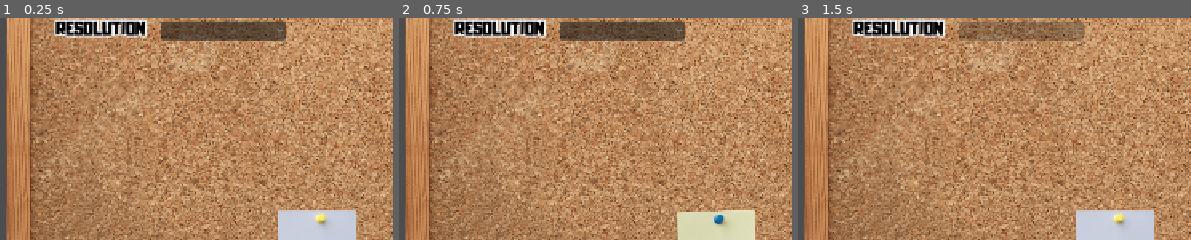
Above: before the commit, frames 1-3 (left to right).
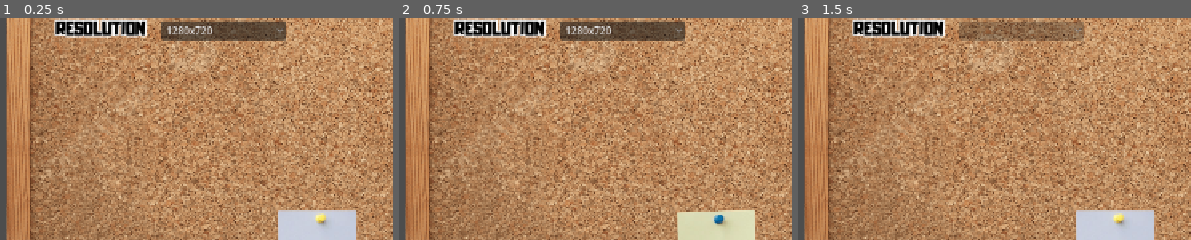
Above: after the commit, the same moments.

Repository: Hadrex0/a-game-in-which-one-player-escapes-the-aliens-and-the-other-helps-him-by-controlling-the-spaceship
Game: Godot game, scene res://assets/scenes/menu/settings_menu.tscn
Same seed, same stepped clock (60 frames per second), same inputs: the game is played once before the commit and once after it. This scene is started directly instead of the project's main scene.
Inputs (mouse positions are % of the whole screen's width and height, from its top left):
- Up to frame 1 (0.25 s): no input
- Up to frame 2 (0.75 s): click "APPLY" at 0.5 s
- Up to frame 3 (1.5 s): click (22, 26) at 1.25 s
The pictures show only the part of the screen within x 0-50%, y 29-78%; the shares and areas given below are measured in that part.

The runs differ from the first frame. In frame 1, 0.3% of the frame differs, in the area x 42-54%, y 3-8%; in frame 2, 0.3%; in frame 3, nothing differs.

Commit message:
Hotfix 2
- Resizing now works as intended.

Diff:
--- a/assets/scenes/menu/settings_menu.tscn
+++ b/assets/scenes/menu/settings_menu.tscn
@@ -257,6 +257,7 @@
 vertical_alignment = 1
 
 [connection signal="toggled" from="SettingsMenu/SettingsContainer/SettingsSection/VideoSection/Fullscreen/CheckBox" to="." method="_on_check_box_toggled"]
+[connection signal="item_selected" from="SettingsMenu/SettingsContainer/SettingsSection/VideoSection/Resolution/OptionButton" to="." method="_on_resolution_option_button_item_selected"]
 [connection signal="value_changed" from="SettingsMenu/SettingsContainer/SettingsSection/AudioSection/GeneralVolume/GeneralVolume" to="." method="_on_general_volume_value_changed"]
 [connection signal="value_changed" from="SettingsMenu/SettingsContainer/SettingsSection/AudioSection/MusicVolume/MusicVolume" to="." method="_on_music_volume_value_changed"]
 [connection signal="value_changed" from="SettingsMenu/SettingsContainer/SettingsSection/AudioSection/SFXVolume/SFXVolume" to="." method="_on_sfx_volume_value_changed"]
--- a/assets/scripts/menu/settings_menu.gd
+++ b/assets/scripts/menu/settings_menu.gd
@@ -25,8 +25,9 @@
 	for resolution in settings_manager.resolutions:
 		video.resolution.add_item(resolution)
 
-	# Update resolution value to resolution of the screen.
-	update_resolution_value()
+	# Set resolution value.
+	var resolution_id = settings_manager.resolutions.keys().find(settings_manager.video_settings.resolution)
+	video.resolution.selected = resolution_id
 
 #---START-SETTINGS-MENU-----------
 
@@ -87,17 +88,9 @@
 	# Save button stance to settings the memory.
 	settings_manager.video_settings.fullscreen = video.fullscreen.button_pressed
 
-# Upade resolution button.
-func update_resolution_value():
-	# Get window resolution as string.
-	var window_size_string = str(get_window().size.x, "x", get_window().size.y)
-
-	# Set option button label to active resolution.
-	var resolution_id = settings_manager.resolutions.keys().find(window_size_string)
-	video.resolution.selected = resolution_id
-
-	# Save button stance to settings the memory.
-	settings_manager.video_settings.resolution = video.resolution.selected
+# Selected other resolution.
+func _on_resolution_option_button_item_selected(id: int) -> void:
+	settings_manager.video_settings.resolution = settings_manager.resolutions.keys().get(id)
 
 #---AUDIO-SETTINGS----------------
 
--- a/assets/scripts/singleton/settings_manager.gd
+++ b/assets/scripts/singleton/settings_manager.gd
@@ -57,10 +57,10 @@
 func save_settings() -> void:
 	# Set starting video options.
 	config.set_value("video", "fullscreen", video_settings.fullscreen)
-	if resolutions.find_key(video_settings.resolution) == null:
+	if resolutions.keys().has(video_settings.resolution):
+		config.set_value("video", "resolution", video_settings.resolution)
+	else:
 		config.set_value("video", "resolution", default_resolution)
-	else:
-		config.set_value("video", "resolution", video_settings.resolution)
 
 	# Set starting audio options.
 	config.set_value("audio", "general", audio_settings.general)
@@ -82,7 +82,7 @@
 	# Load video settings from file.
 	for key in config.get_section_keys("video"):
 		var file_value = config.get_value("video", key)
-		if (key == "resolution" and resolutions.find_key(file_value) == null):
+		if (key == "resolution" and !resolutions.keys().has(file_value)):
 			video_settings[key] = default_resolution
 		else:
 			video_settings[key] = file_value
--- a/project.godot
+++ b/project.godot
@@ -29,6 +29,7 @@
 
 window/size/viewport_width=1280
 window/size/viewport_height=720
+window/size/resizable=false
 window/stretch/mode="canvas_items"
 
 [file_customization]
